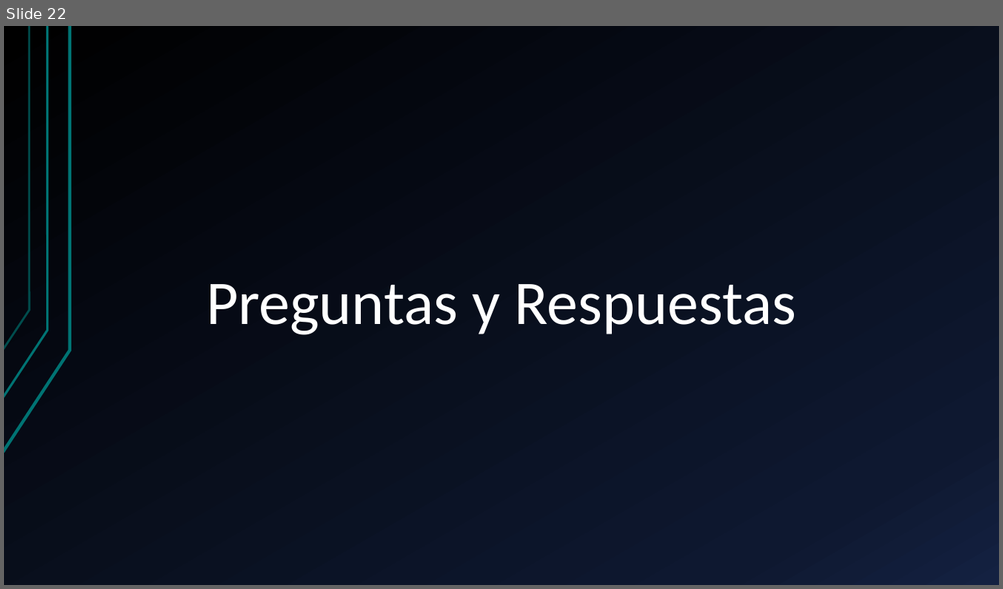
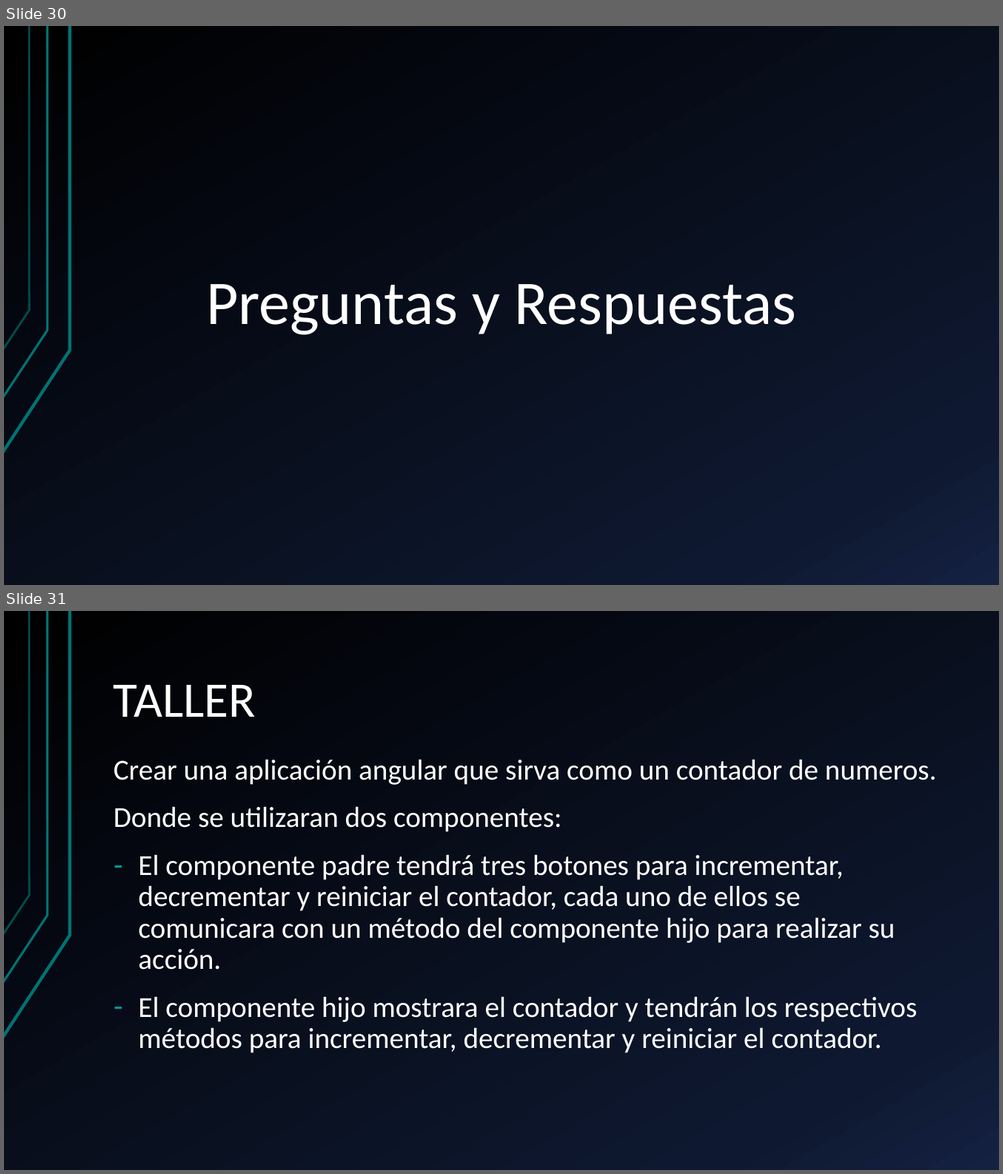
Before and after one commit to KevinToala/capacitacionAngular, a slide deck: Angular.pptx. Shown one above the other, each under a label of ours: slide 22 before the commit, slides 30 and 31 after it. The pictures are 1003x589 and 1003x1174 pixels, drawn with LibreOffice and Linux fonts; fonts in the diff are those of the drawing. Boxes give left, top, right and bottom in pixels: in the first picture for what was removed or moved away, otherwise in the second. Text is boxed around its words. In the diff, an @@ line names an element or a change of style, - is before the commit and + after.

```diff
--- a/Angular.pptx
+++ b/Angular.pptx
@@ slide 31 added at (4, 611, 999, 1170), background gradient #000000 to #0F1931 to #142242; not listed: 3 template elements that a slide beside it also shows @@
@@ title added at (114, 685, 256, 717), 48 pt, text #FFFFFF @@
+TALLER
@@ text added at (114, 759, 936, 1054), 28 pt, text #FFFFFF @@
+Crear una aplicación angular que sirva como un contador de numeros.
+Donde se utilizaran dos componentes:
+– El componente padre tendrá tres botones para incrementar, decrementar y reiniciar el contador, cada uno de ellos se comunicara con un método del componente hijo para realizar su acción.
+– El componente hijo mostrara el contador y tendrán los respectivos métodos para incrementar, decrementar y reiniciar el contador.
@@ what was slide 22 is now slide 30 @@
```
Also in this commit, not shown: 8 other slides added.
